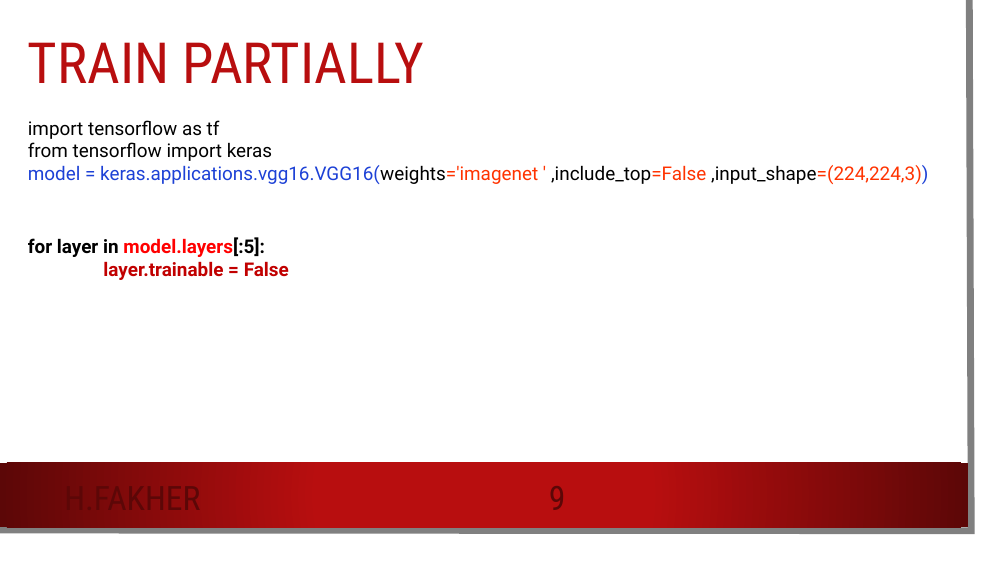
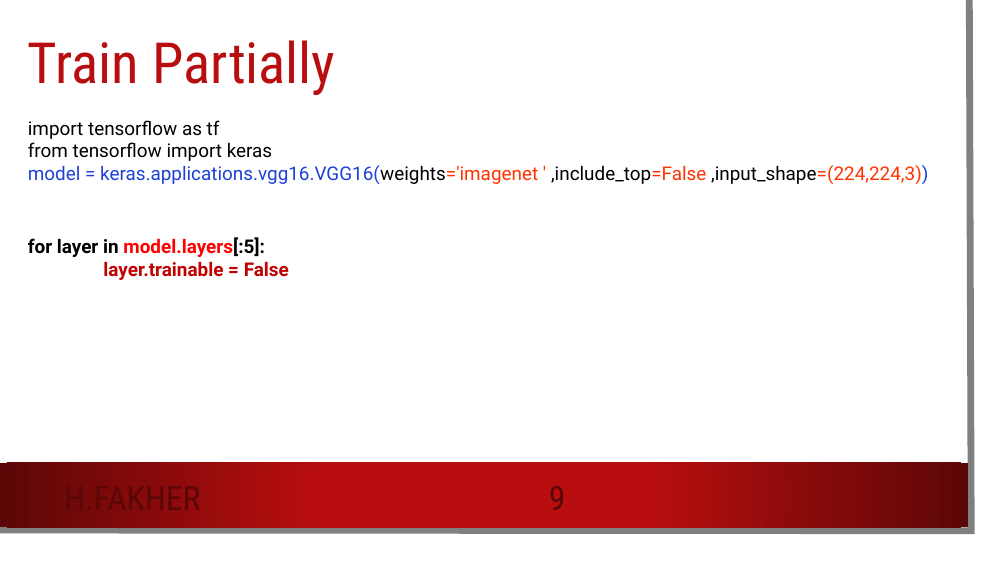
Before and after one commit to HossamFakher1/AI-Sessions, a slide deck: slide 9 of Session4/Session4.pptx. Drawn at 1008x567 pixels with LibreOffice and Linux fonts; fonts in the diff are those of the drawing; background and template pictures are left out. Boxes give left, top, right and bottom in pixels: in the first picture for what was removed or moved away, otherwise in the second. Text is boxed around its words. In the diff, an @@ line names an element or a change of style, - is before the commit and + after.

```diff
--- a/Session4/Session4.pptx
+++ b/Session4/Session4.pptx
@@ title at (28, 40, 335, 95): text changed @@
-TRAIN PARTIALLY
+Train Partially
```
Also in this commit, not shown: 5 other slides changed, 2 slides removed.
